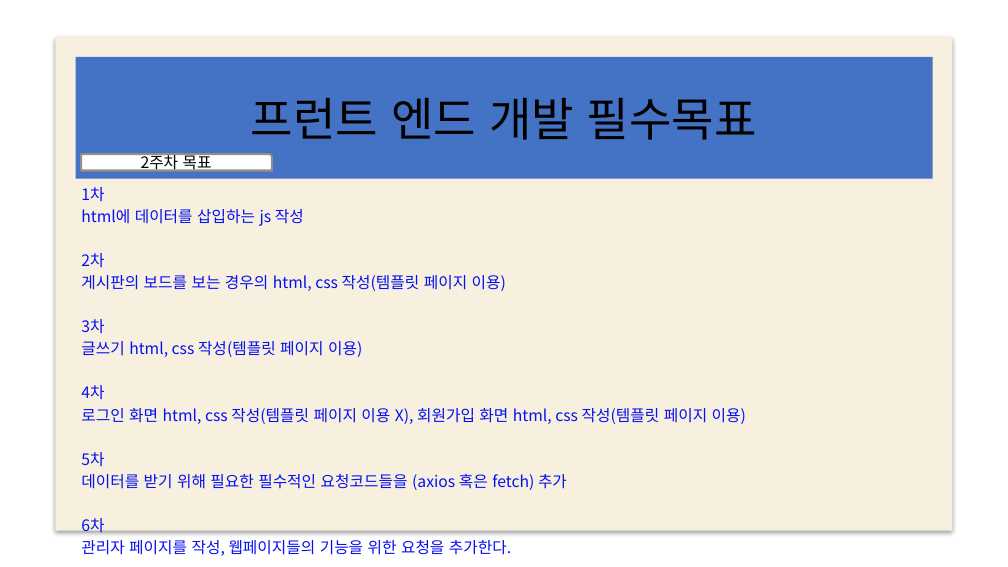
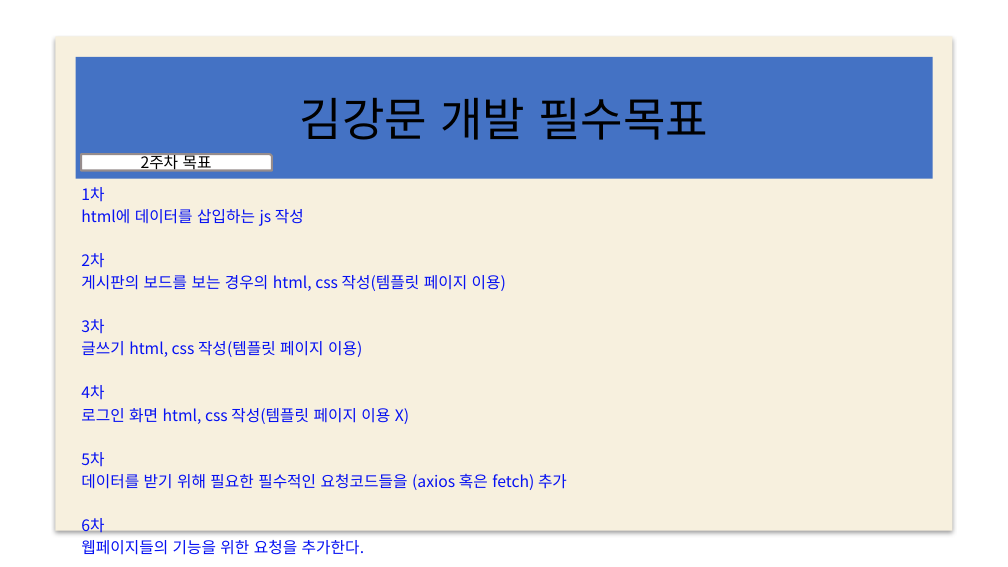
Before and after one commit to web5-kimgangmoon/teamproject_cloneCoding-Kim-Lee-Son-, a slide deck: slide 15 of 스케줄표.pptx (slide 12 before the commit). Drawn at 1008x567 pixels with LibreOffice and Linux fonts; fonts in the diff are those of the drawing; background and template pictures are left out. Boxes give left, top, right and bottom in pixels: in the first picture for what was removed or moved away, otherwise in the second. Text is boxed around its words. In the diff, an @@ line names an element or a change of style, - is before the commit and + after.

```diff
--- a/스케줄표.pptx
+++ b/스케줄표.pptx
@@ title at bbox=[300, 98, 708, 140]: text changed @@
-프런트 엔드 개발 필수목표
+김강문 개발 필수목표
@@ subtitle at bbox=[81, 408, 409, 424]: text changed @@
-로그인 화면 html, css 작성(템플릿 페이지 이용 X), 회원가입 화면 html, css 작성(템플릿 페이지 이용)
+로그인 화면 html, css 작성(템플릿 페이지 이용 X)
@@ subtitle at bbox=[81, 540, 364, 555]: text changed @@
-관리자 페이지를 작성, 웹페이지들의 기능을 위한 요청을 추가한다.
+웹페이지들의 기능을 위한 요청을 추가한다.
```
Also in this commit, not shown: 9 other slides changed, 3 slides added.
